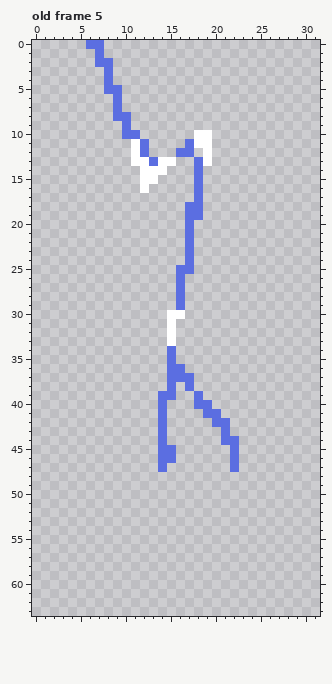
Pixel-art file -- Assets/Spells/SmallLightiningStrike.aseprite. This is how it looked before the edit.
32x64 pixels, 13 frames. Shown: old frame 5. The commit also changed other frames, which this record leaves out.
The same view after the edit:
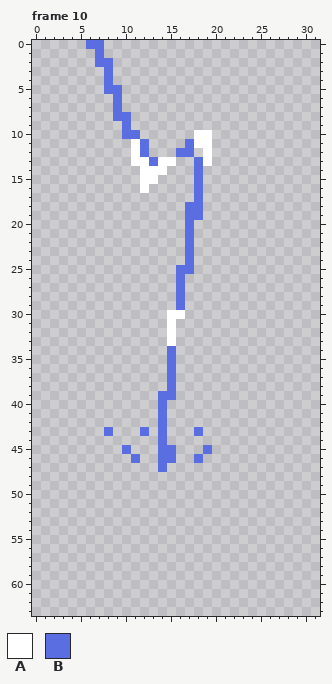
Palette (. is transparent): A #ffffff  B #5b6ee1
A new or re-ordered frame is compared with the old frame closest to it.
What changed:
frames re-ordered
--- frame 10 against old frame 5, layer "Bolt2"
@@ x 6..24 @@
 35 .........B.........
-36 .........BB........
-37 .........BBB.......
-38 .........B.B.......
-39 ........BB..B......
-40 ........B...BB.....
-41 ........B....BB....
-42 ........B.....BB...
-43 ........B......B...
-44 ........B......BB..
-45 ........BB......B..
-46 ........BB......B..
-47 ........B.......B..
+36 .........B.........
+37 .........B.........
+38 .........B.........
+39 ........BB.........
+40 ........B..........
+41 ........B..........
+42 ........B..........
+43 ..B...B.B...B......
+44 ........B..........
+45 ....B...BB...B.....
+46 .....B..BB..B......
+47 ........B..........
 48 ...................
Pixel boxes of the changes (left, top, right, bottom) in both pictures:
changed: (176, 364, 239, 472)
added: (104, 427, 149, 463)
